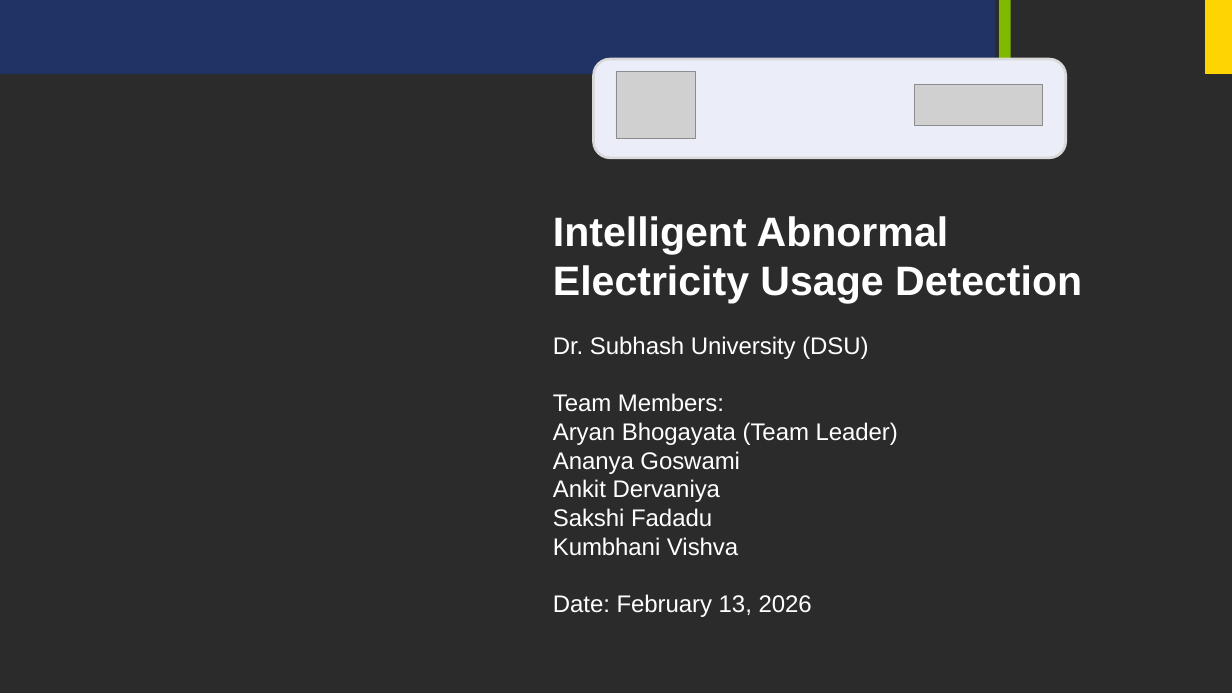
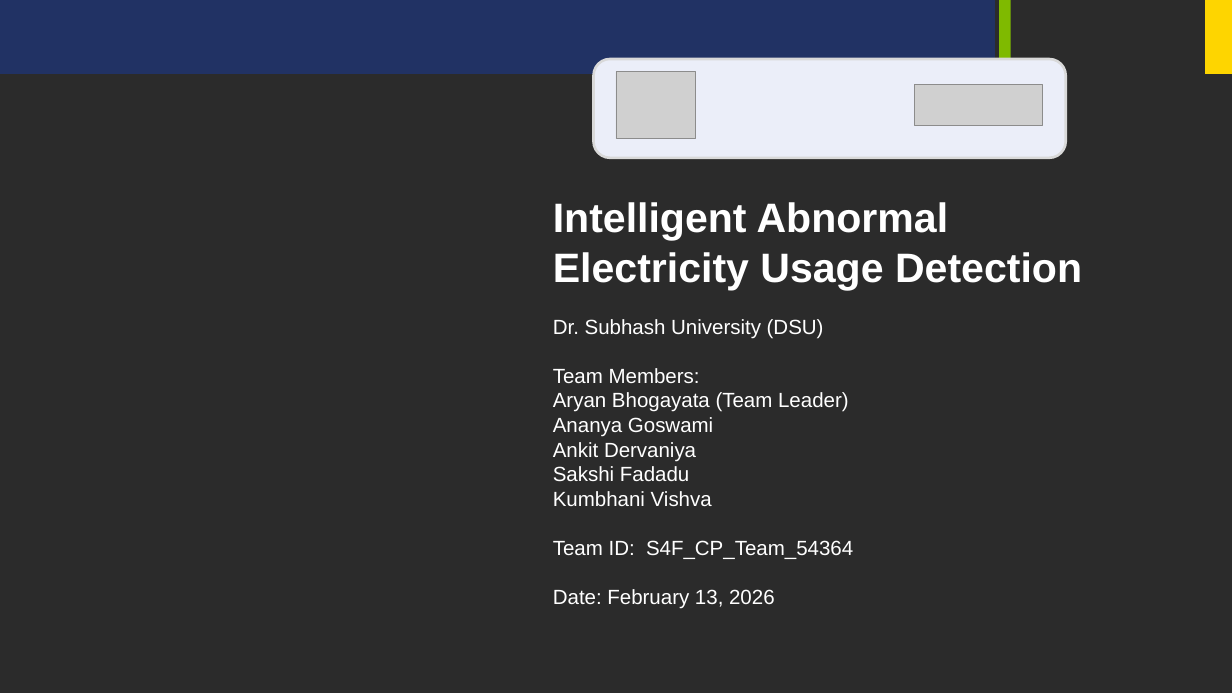
Before and after one commit to aryanbhogayata/Abnormal-Electricity-Usage-Detection, a slide deck: slide 1 of Case Study for Abnormal Energy Usage.pptx. Drawn at 1232x693 pixels with LibreOffice and Linux fonts; fonts in the diff are those of the drawing; grey boxes stand for pictures; background and template pictures are left out; a plain dark background stands for a picture behind light text. Boxes give left, top, right and bottom in pixels: in the first picture for what was removed or moved away, otherwise in the second. Text is boxed around its words. In the diff, an @@ line names an element or a change of style, - is before the commit and + after.

Commit message:
Team ID addition.
Team ID was added according to the team created on LMS of EduNet.

```diff
--- a/Case Study for Abnormal Energy Usage.pptx
+++ b/Case Study for Abnormal Energy Usage.pptx
@@ text "Intelligent Abnormal Electricity Usage Detection": place and size @@
-text "Intelligent Abnormal Electricity Usage Detection" at (553,216,1082,303)
+text "Intelligent Abnormal Electricity Usage Detection" at (553,202,1082,290)
@@ text "Dr. Subhash University (DSU)": place and size @@
-text "Dr. Subhash University (DSU)" at (553,336,898,617)
+text "Dr. Subhash University (DSU)" at (553,319,853,609)
@@ text at (553,319,849,609): size 18.7 to 16 pt in "Dr. Subhash University (DSU)", "Team Members:", "Aryan Bhogayata (Team Leader)", "Ananya Goswami" and 4 more places @@
@@ text at (553,540,853,559): paragraph added @@
+Team ID: S4F_CP_Team_54364
```
